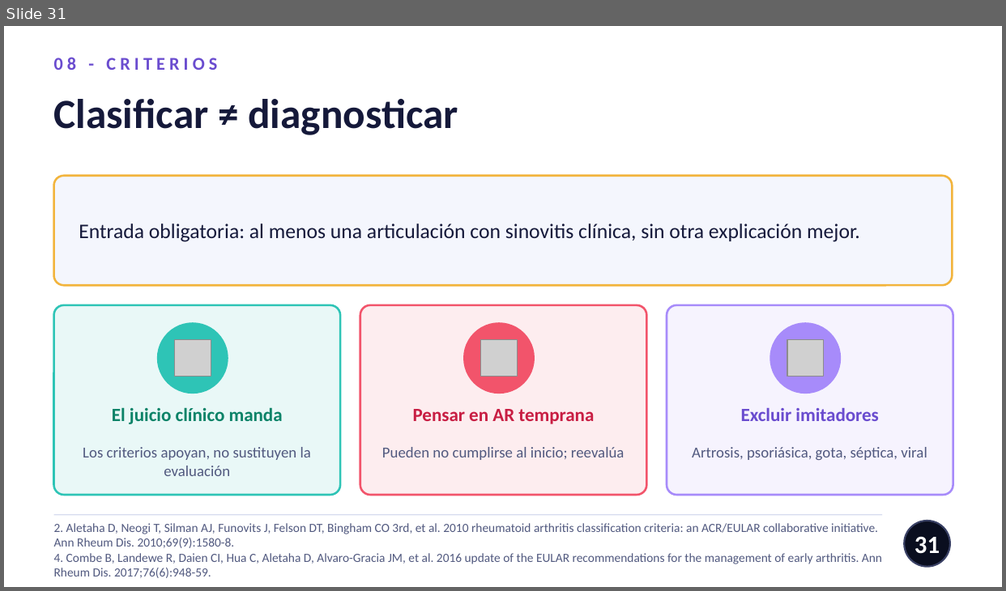
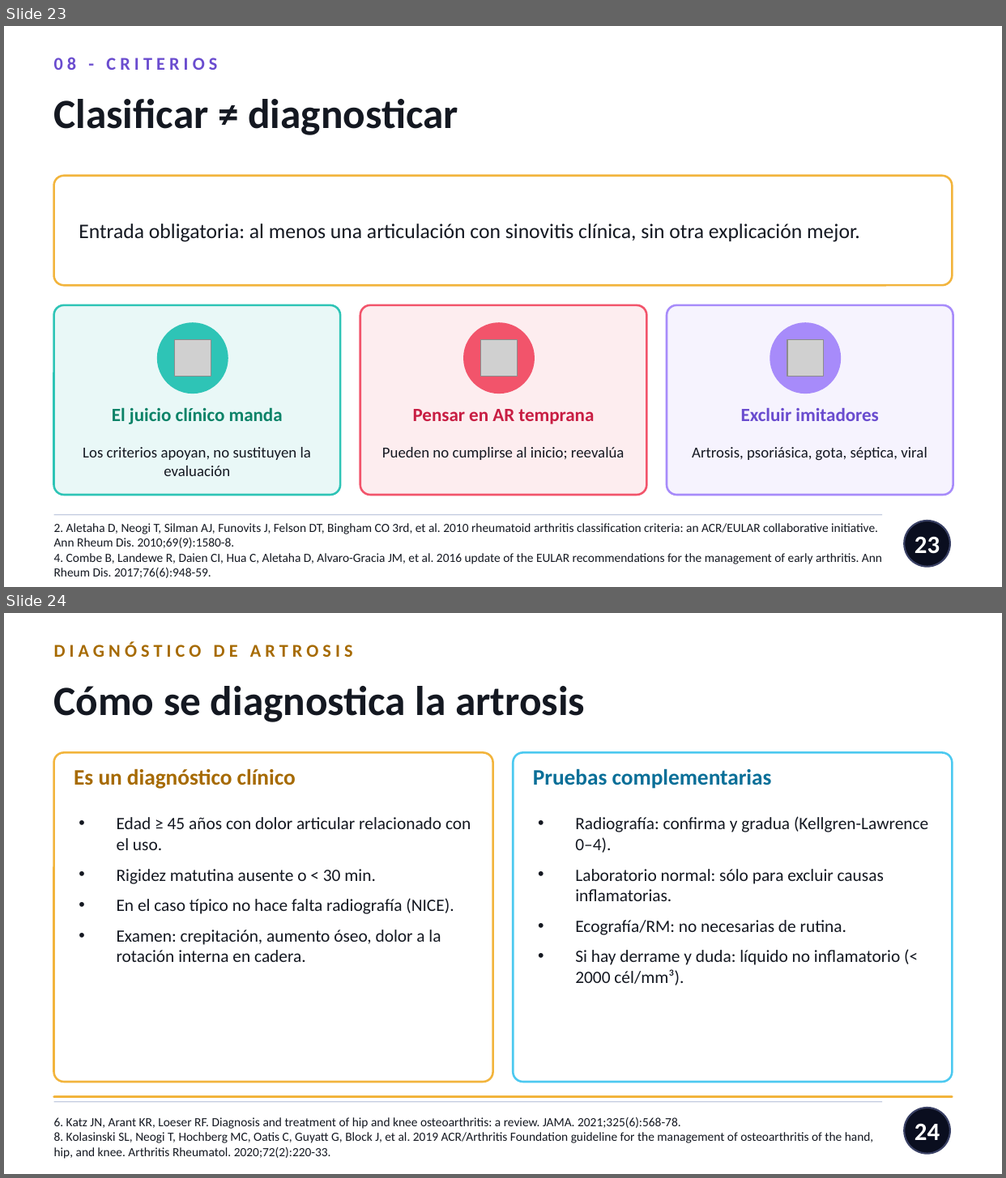
Before and after one commit to nestor120512/nes, a slide deck: Dx_AR_vs_artrosis.pptx. Shown one above the other, each under a label of ours: slide 31 before the commit, slides 23 and 24 after it. The pictures are 1006x591 and 1006x1178 pixels, drawn with LibreOffice and Linux fonts; fonts in the diff are those of the drawing; grey boxes stand for pictures. Boxes give left, top, right and bottom in pixels: in the first picture for what was removed or moved away, otherwise in the second. Text is boxed around its words. In the diff, an @@ line names an element or a change of style, - is before the commit and + after.

```diff
--- a/Dx_AR_vs_artrosis.pptx
+++ b/Dx_AR_vs_artrosis.pptx
@@ slide 24 added at bbox=[4, 613, 1002, 1174], background #FFFFFF @@
@@ text added at bbox=[54, 641, 353, 657], 13 pt, text #A66A00, bold @@
+DIAGNÓSTICO DE ARTROSIS
@@ text added at bbox=[54, 686, 585, 722], 30 pt, text #141821, bold @@
+Cómo se diagnostica la artrosis
@@ rounded rectangle added at bbox=[54, 752, 493, 1082], fill #FFFFFF, outline #F2B43C 1.5 pt @@
@@ rounded rectangle added at bbox=[513, 752, 952, 1082], fill #FFFFFF, outline #4CC9F0 1.5 pt @@
@@ text added at bbox=[74, 769, 296, 789], 16 pt, text #A66A00, bold @@
+Es un diagnóstico clínico
@@ text added at bbox=[533, 769, 772, 789], 16 pt, text #0A6F98, bold @@
+Pruebas complementarias
@@ text added at bbox=[117, 817, 471, 962], 12.5 pt, text #141821 @@
+• Edad ≥ 45 años con dolor articular relacionado con el uso.
+• Rigidez matutina ausente o < 30 min.
+• En el caso típico no hace falta radiografía (NICE).
+• Examen: crepitación, aumento óseo, dolor a la rotación interna en cadera.
@@ text added at bbox=[575, 816, 928, 986], 12.5 pt, text #141821 @@
+• Radiografía: confirma y gradua (Kellgren-Lawrence 0–4).
+• Laboratorio normal: sólo para excluir causas inflamatorias.
+• Ecografía/RM: no necesarias de rutina.
+• Si hay derrame y duda: líquido no inflamatorio (< 2000 cél/mm³).
@@ rounded rectangle added at bbox=[54, 1097, 952, 1097], fill #F2B43C at 10% opacity, outline #F2B43C 1.5 pt @@
@@ line added from (54, 1102) to (882, 1102), #C4CCE0 0.75 pt @@
@@ text added at bbox=[54, 1118, 873, 1159], 9 pt, text #141821 @@
+6. Katz JN, Arant KR, Loeser RF. Diagnosis and treatment of hip and knee osteoarthritis: a review. JAMA. 2021;325(6):568-78.
+8. Kolasinski SL, Neogi T, Hochberg MC, Oatis C, Guyatt G, Block J, et al. 2019 ACR/Arthritis Foundation guideline for the management of osteoarthritis of the hand, hip, and knee. Arthritis Rheumatol. 2020;72(2):220-33.
@@ ellipse added at bbox=[904, 1108, 950, 1154], fill #0A0E1F, outline #3A4165 1.25 pt @@
@@ page number added at bbox=[914, 1123, 940, 1140], 18 pt, text #FFFFFF, bold @@
+24
@@ what was slide 31 is now slide 23 @@
@@ slide 23 changed as well @@
@@ text "Clasificar ≠ diagnosticar" at bbox=[54, 99, 458, 135]: text colour #15193A to #141821 @@
@@ rounded rectangle at bbox=[54, 176, 952, 285]: fill #F4F6FD to #FFFFFF @@
@@ text "Entrada obligatoria: al menos una ..." at bbox=[79, 224, 860, 242]: text colour #15193A to #141821 @@
@@ text colour #51597F to #141821 in 4 elements at bbox=[54, 523, 882, 578], bbox=[83, 447, 311, 476], bbox=[382, 447, 624, 460], bbox=[692, 447, 927, 461] @@
@@ line (54, 515) - (882, 515): stroke #D7DCEF 0.75 pt to #C4CCE0 0.75 pt @@
@@ page number at bbox=[914, 536, 940, 554]: text changed @@
-31
+23
```
Also in this commit, not shown: 28 other slides changed, 2 other slides added, 8 slides removed.
